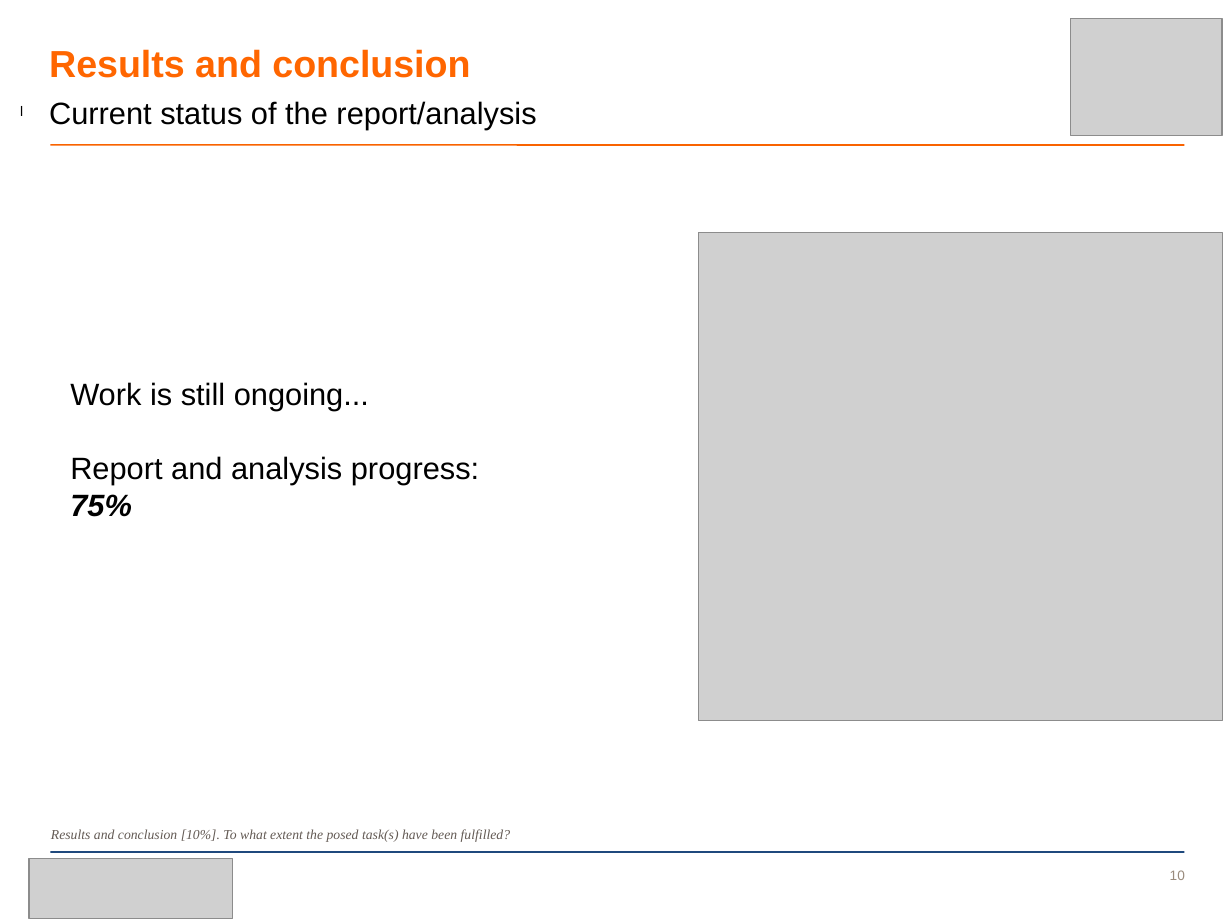
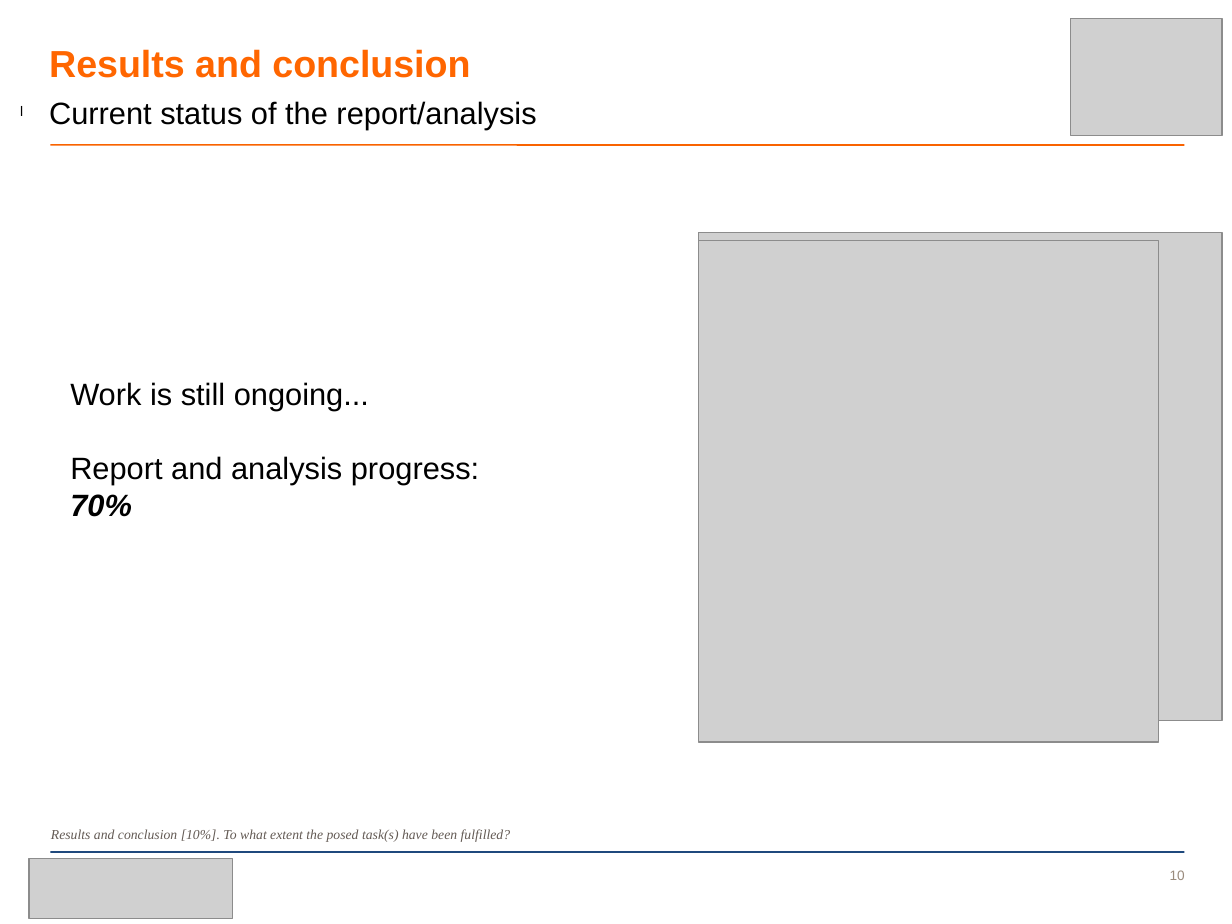
Before and after one commit to AkiraKane/CityUniversity2014, a slide deck: slide 10 of Visual_Analytics/Visual_Analytics_Powerpoint.pptx. Drawn at 1232x924 pixels with LibreOffice and Linux fonts; fonts in the diff are those of the drawing; grey boxes stand for pictures; background and template pictures are left out. Boxes give left, top, right and bottom in pixels: in the first picture for what was removed or moved away, otherwise in the second. Text is boxed around its words. In the diff, an @@ line names an element or a change of style, - is before the commit and + after.

```diff
--- a/Visual_Analytics/Visual_Analytics_Powerpoint.pptx
+++ b/Visual_Analytics/Visual_Analytics_Powerpoint.pptx
@@ picture added at bbox=[699, 240, 1159, 742] @@
@@ text at bbox=[70, 456, 479, 517]: text changed @@
-Report and analysis progress: 75%
+Report and analysis progress: 70%
```
Also in this commit, not shown: 6 other slides changed, 2 other files.
